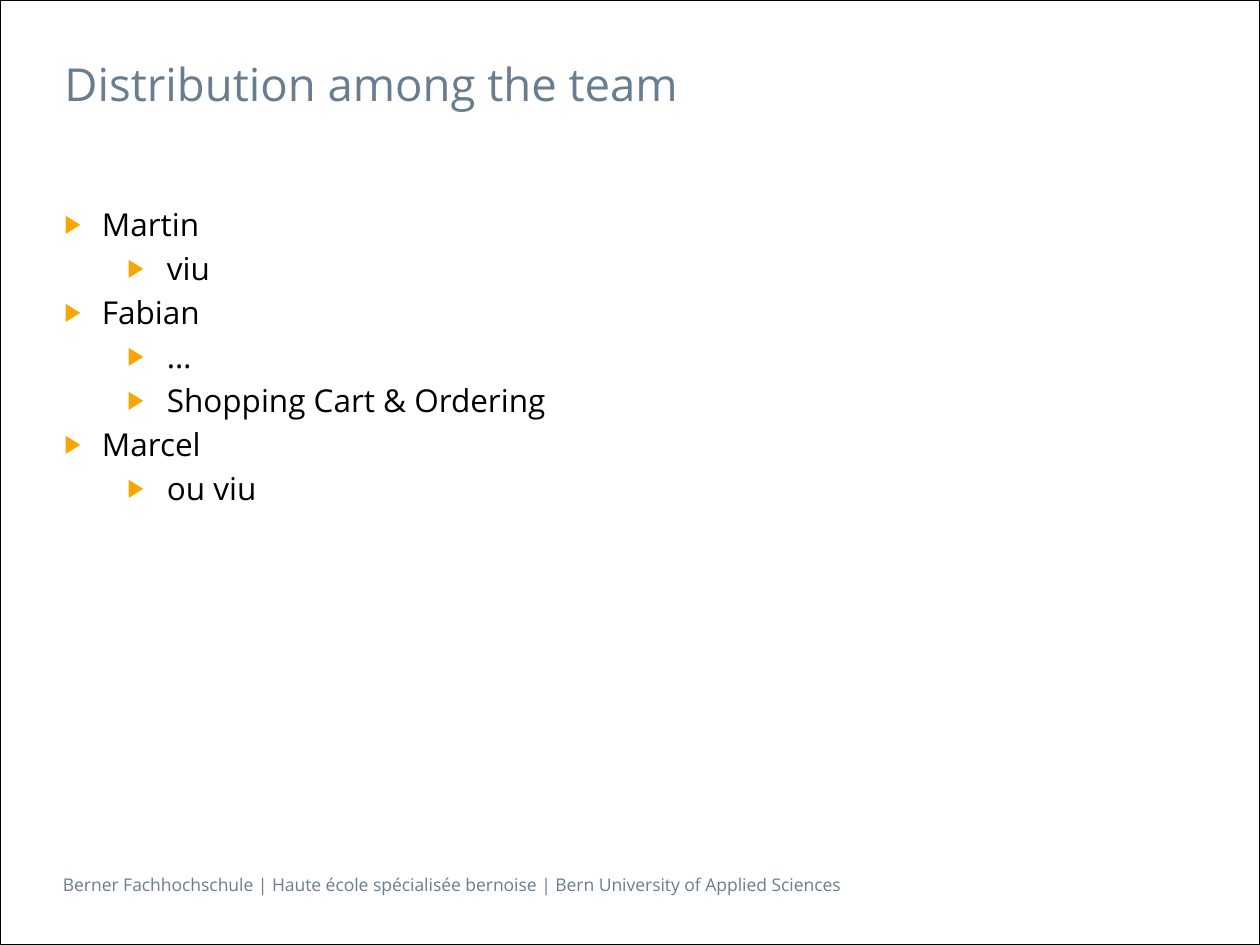
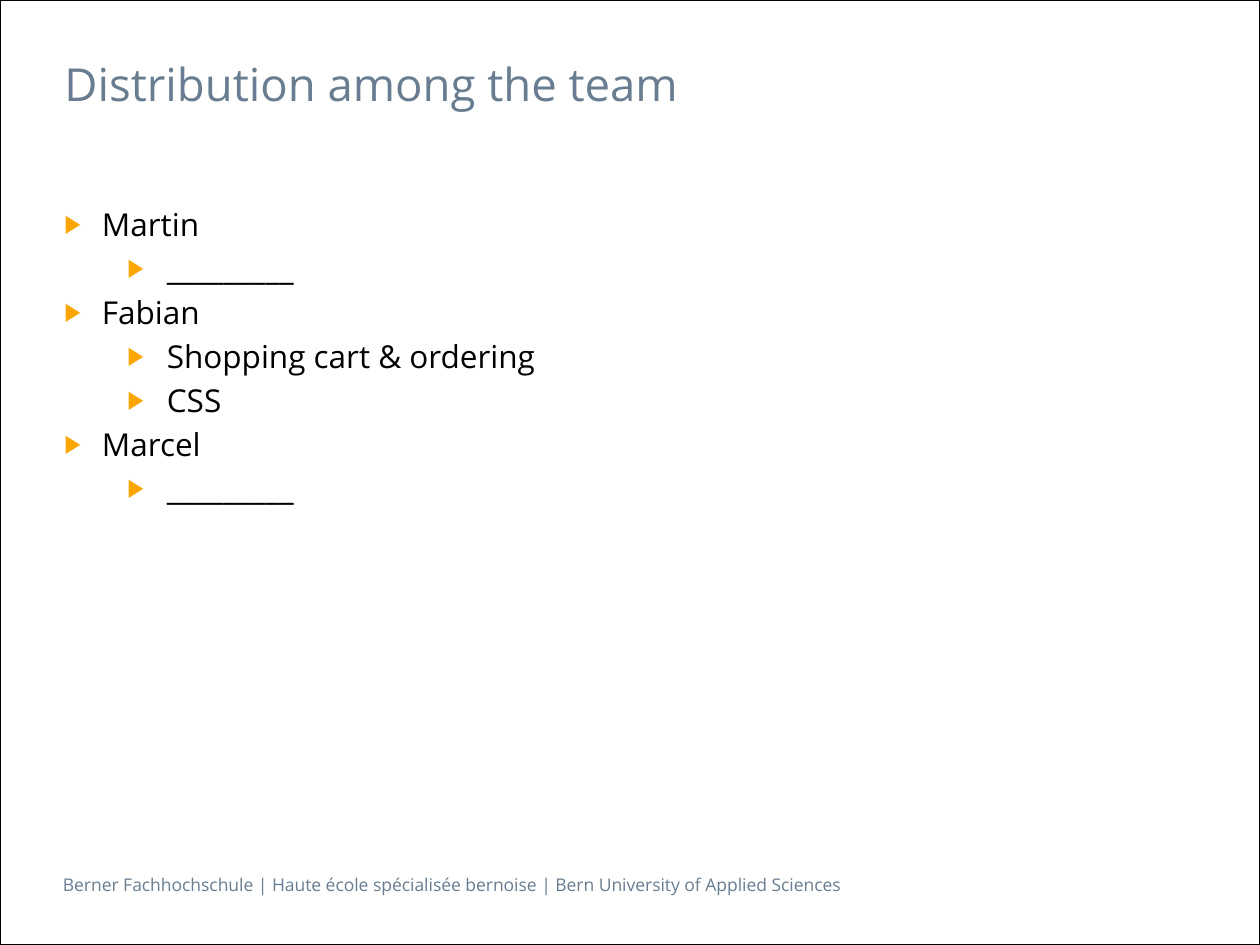
Before and after one commit to Makae/ch.bfh.bti7054.w2014.q.groot, a slide deck: slide 8 of trunk/doc/Presentation.pptx. Drawn at 1260x945 pixels with LibreOffice and Linux fonts; fonts in the diff are those of the drawing. Boxes give left, top, right and bottom in pixels: in the first picture for what was removed or moved away, otherwise in the second. Text is boxed around its words. In the diff, an @@ line names an element or a change of style, - is before the commit and + after.

```diff
--- a/trunk/doc/Presentation.pptx
+++ b/trunk/doc/Presentation.pptx
@@ text at <box>167,257,210,281</box>: text changed @@
-  ▶ viu
+  ▶ _________
@@ text at <box>167,344,534,413</box>: text changed @@
-  ▶ …
-  ▶ Shopping Cart & Ordering
+  ▶ Shopping cart & ordering
+  ▶ CSS
@@ text at <box>167,477,256,501</box>: text changed @@
-  ▶ ou viu
+  ▶ _________
```
Also in this commit, not shown: 9 other slides changed, 1 slide added.
